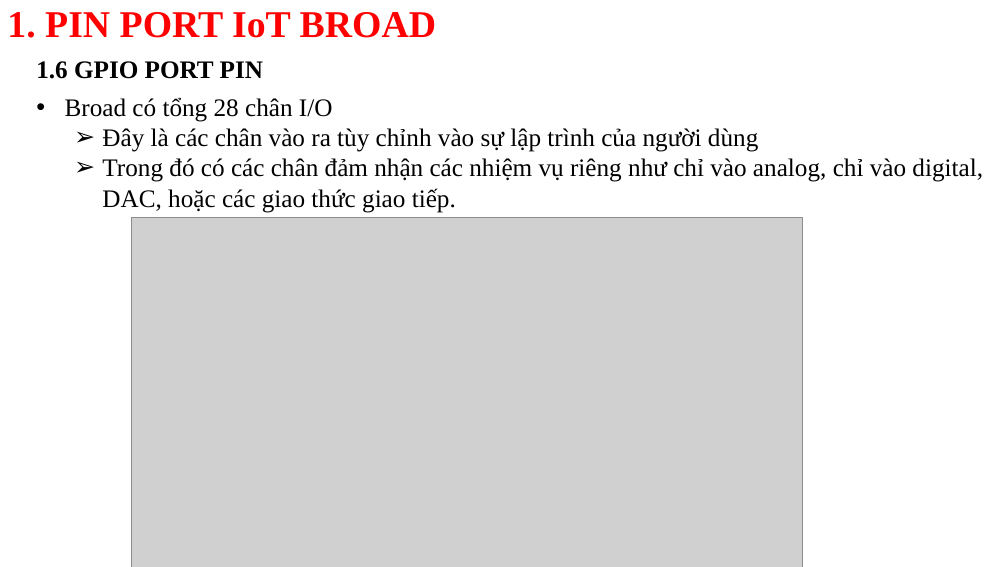
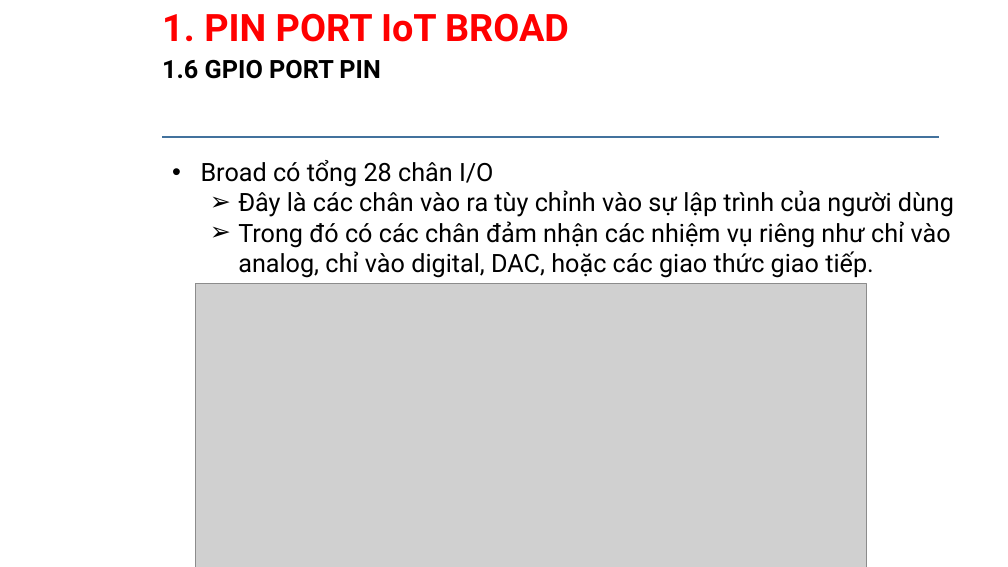
Before and after one commit to daotuyen9244/Indruino-Iot-Project, a slide deck: slide 7 of FW/Phuc/WEEK1_wifi kit 32 broad/SLITE WIFI KIT 32.pptx (slide 6 before the commit). Drawn at 1008x567 pixels with LibreOffice and Linux fonts; fonts in the diff are those of the drawing; grey boxes stand for pictures; background and template pictures are left out. Boxes give left, top, right and bottom in pixels: in the first picture for what was removed or moved away, otherwise in the second. Text is boxed around its words. In the diff, an @@ line names an element or a change of style, - is before the commit and + after.

```diff
--- a/FW/Phuc/WEEK1_wifi kit 32 broad/SLITE WIFI KIT 32.pptx
+++ b/FW/Phuc/WEEK1_wifi kit 32 broad/SLITE WIFI KIT 32.pptx
@@ text "1. PIN PORT IoT BROAD": place and size @@
-text "1. PIN PORT IoT BROAD" at bbox=[7, 12, 436, 38]
+text "1. PIN PORT IoT BROAD" at bbox=[162, 13, 569, 42]
@@ text "1.6 GPIO PORT PIN": place and size @@
-text "1.6 GPIO PORT PIN" at bbox=[36, 61, 263, 79]
+text "1.6 GPIO PORT PIN" at bbox=[162, 59, 380, 79]
@@ rectangle added at bbox=[163, 136, 939, 138], fill #D9D9D9, outline #43739E 1 pt @@
@@ font Times New Roman to Roboto in 3 elements at bbox=[162, 59, 380, 79], bbox=[162, 13, 569, 42], bbox=[201, 160, 954, 278] @@
@@ text "Broad có tổng 28 chân ...": place and size @@
-text "Broad có tổng 28 chân ..." at bbox=[65, 97, 983, 213]
+text "Broad có tổng 28 chân ..." at bbox=[201, 160, 954, 278]
@@ picture: place and size @@
-picture at bbox=[132, 218, 803, 567]
+picture at bbox=[195, 284, 867, 567]
```
Also in this commit, not shown: 12 other slides changed, 2 slides added, 12 other files.
